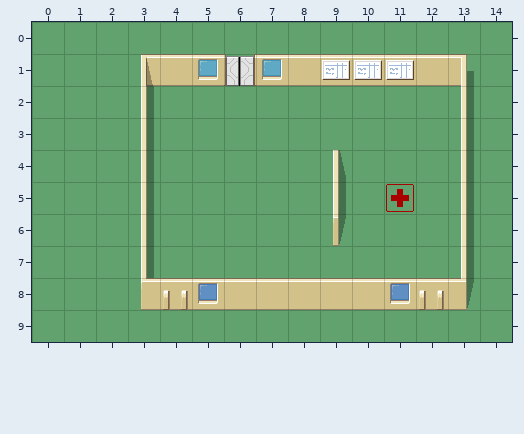
An edit to a level. Tiled map, data/levels/tutorial2.tmx. This is how it looked before the edit.
Cells are 32x32 px. Shown: x 0..14, y 0..9.
The same view after the edit:
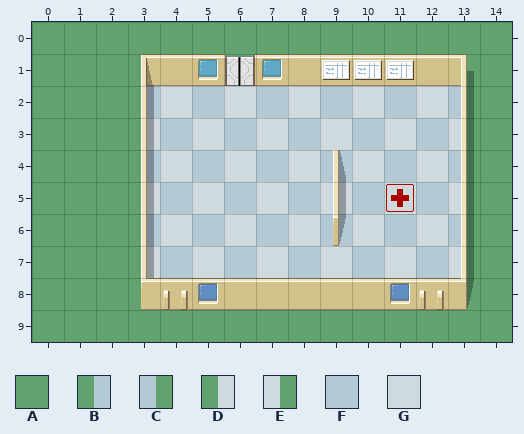
Key: from "hospital_256": A 4, B 12, C 13, D 20, E 21, F 30, G 31.
_ is an empty cell.
From old to new:
Layer "floor":
y 2: x 3..13 AAAAAAAAAAA -> BGFGFGFGFGC
y 3: x 3..13 AAAAAAAAAAA -> DFGFGFGFGFE
y 4: x 3..13 AAAAAAAAAAA -> BGFGFGFGFGC
y 5: x 3..13 AAAAAAAAAAA -> DFGFGFGFGFE
y 6: x 3..13 AAAAAAAAAAA -> BGFGFGFGFGC
y 7: x 3..13 AAAAAAAAAAA -> DFGFGFGFGFE
Where, in picture pixels (left, top, right, bottom), the same in both pictures:
changed: (147, 86, 461, 278)
